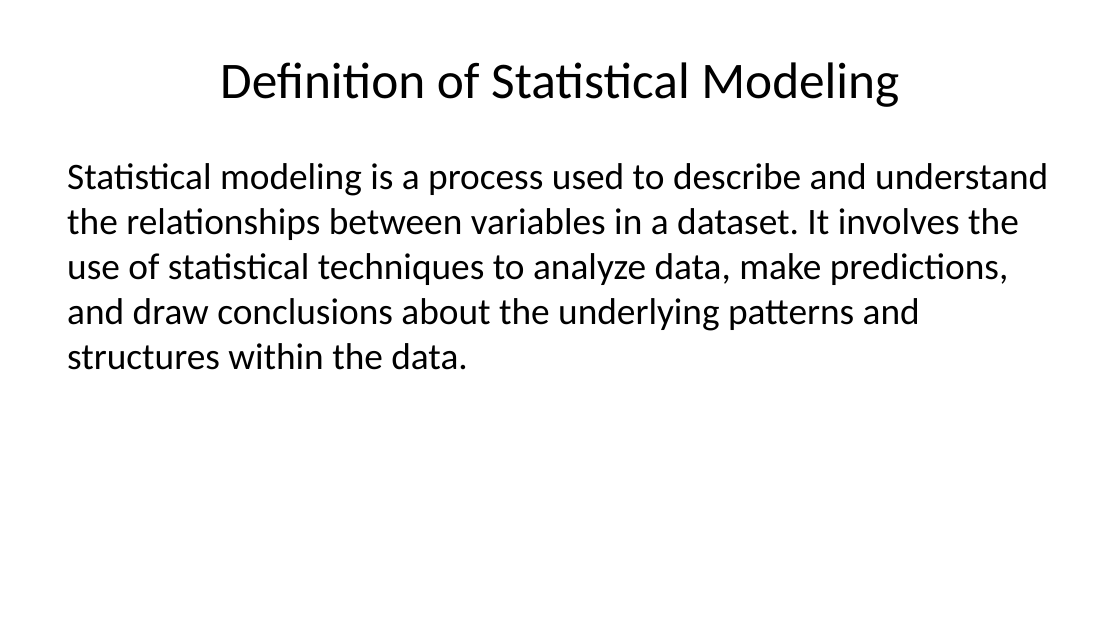
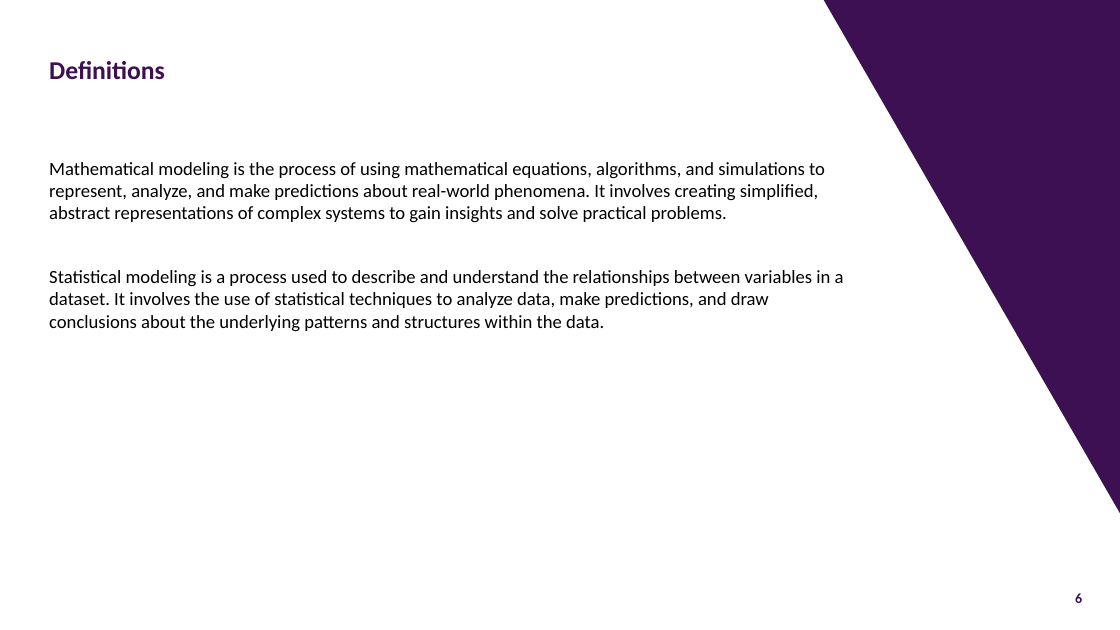
Before and after one commit to joe-alcantara/FP041, a slide deck: slide 6 of Week3d.pptx (slide 7 before the commit). Drawn at 1120x630 pixels with LibreOffice and Linux fonts; fonts in the diff are those of the drawing; background and template pictures are left out. Boxes give left, top, right and bottom in pixels: in the first picture for what was removed or moved away, otherwise in the second. Text is boxed around its words. In the diff, an @@ line names an element or a change of style, - is before the commit and + after.

```diff
--- a/Week3d.pptx
+++ b/Week3d.pptx
@@ right triangle added at (823,0,1120,513), fill #3C1053 @@
@@ title added at (49,61,165,79), 16.5 pt, text #3C1053, bold @@
+Definitions
@@ title removed at (220,62,899,107) @@
-Definition of Statistical Modeling
@@ text "Mathematical modeling is the process ...": place and size @@
-text "Mathematical modeling is the process ..." at (67,163,1048,370)
+text "Mathematical modeling is the process ..." at (49,162,844,332)
@@ text at (49,162,825,223): paragraph added @@
+Mathematical modeling is the process of using mathematical equations, algorithms, and simulations to represent, analyze, and make predictions about real-world phenomena. It involves creating simplified, abstract representations of complex systems to gain insights and solve practical problems.
@@ text at (49,270,844,332): size 24 to 12 pt in "Statistical modeling is a process used to ..."; more space between paragraphs @@
@@ page number added at (1075,593,1082,603), 9 pt, text #3C1053, bold @@
+6
```
Also in this commit, not shown: 18 other slides changed, 3 slides added, 2 slides removed.
